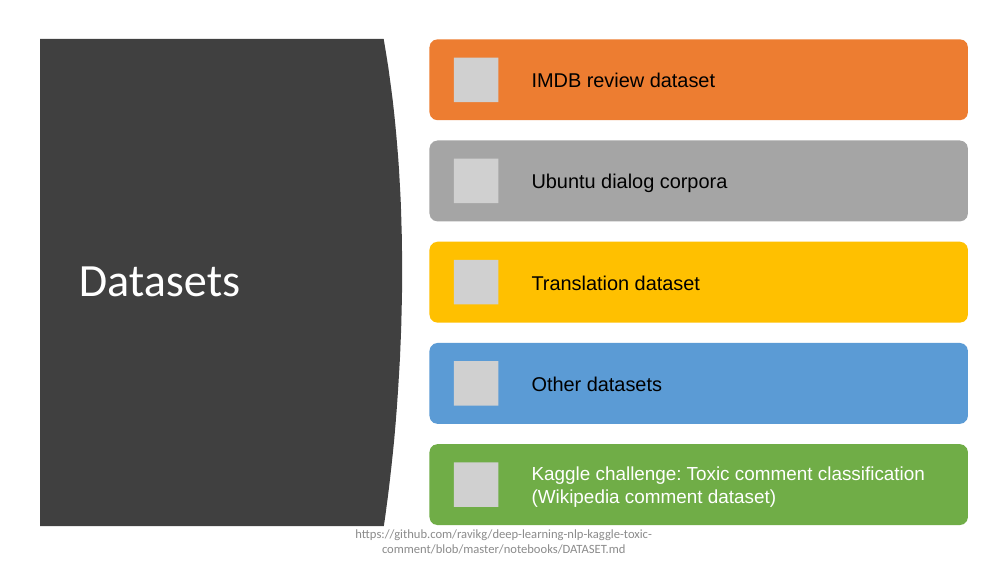
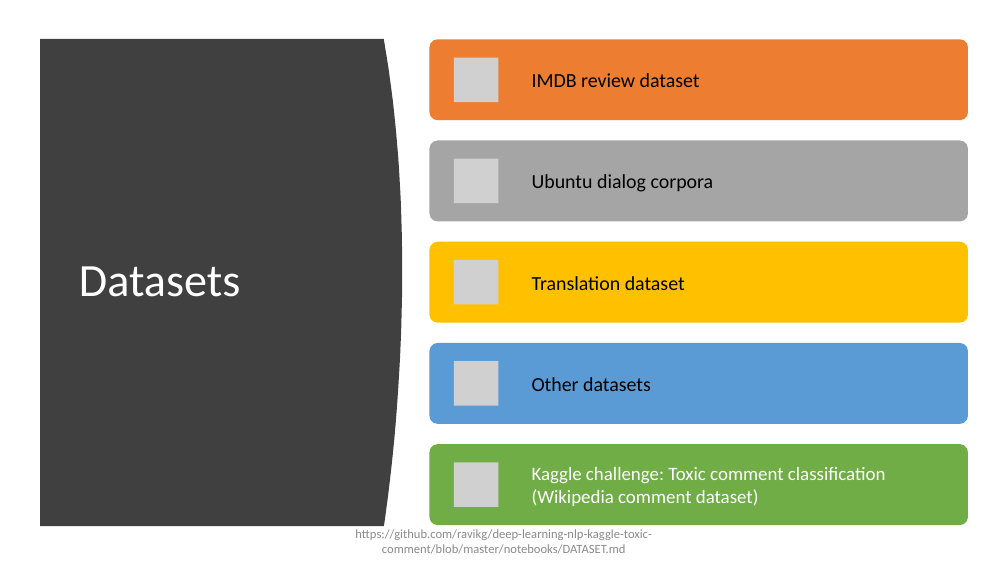
Before and after one commit to ravikg/deep-learning-nlp-kaggle-toxic-comment, a slide deck: slide 11 of ppt/workshop.pptx. Drawn at 1008x567 pixels with LibreOffice and Linux fonts; fonts in the diff are those of the drawing; grey boxes stand for pictures. Boxes give left, top, right and bottom in pixels: in the first picture for what was removed or moved away, otherwise in the second. Text is boxed around its words. In the diff, an @@ line names an element or a change of style, - is before the commit and + after.

Commit message:
fixing the ppt format and adding pdf version also

```diff
--- a/ppt/workshop.pptx
+++ b/ppt/workshop.pptx
@@ font Arial to Calibri in 5 elements at (532, 73, 700, 87), (532, 174, 714, 192), (532, 276, 685, 290), (532, 377, 651, 391), (532, 467, 886, 506) @@
```
Also in this commit, not shown: 53 other slides changed, 2 other files.
